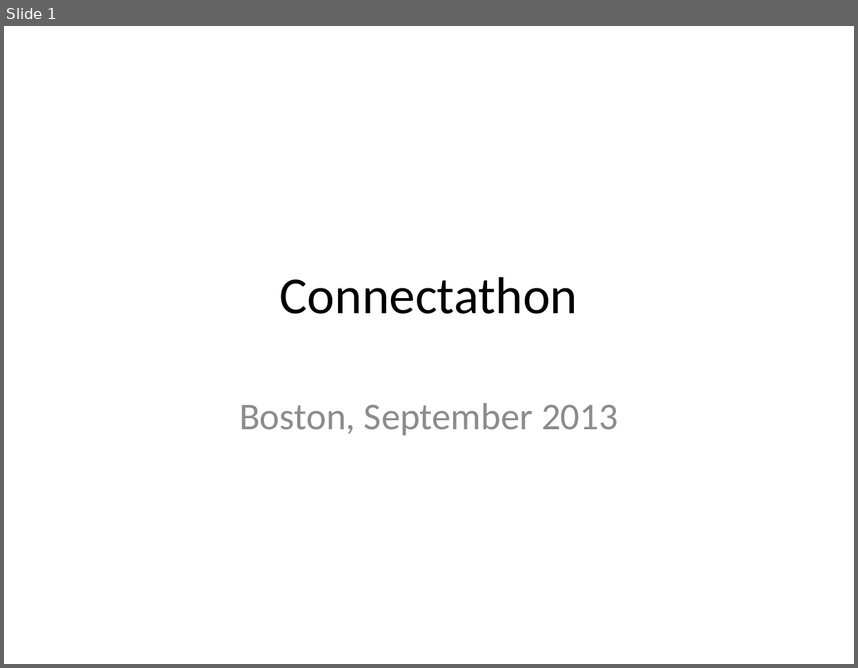
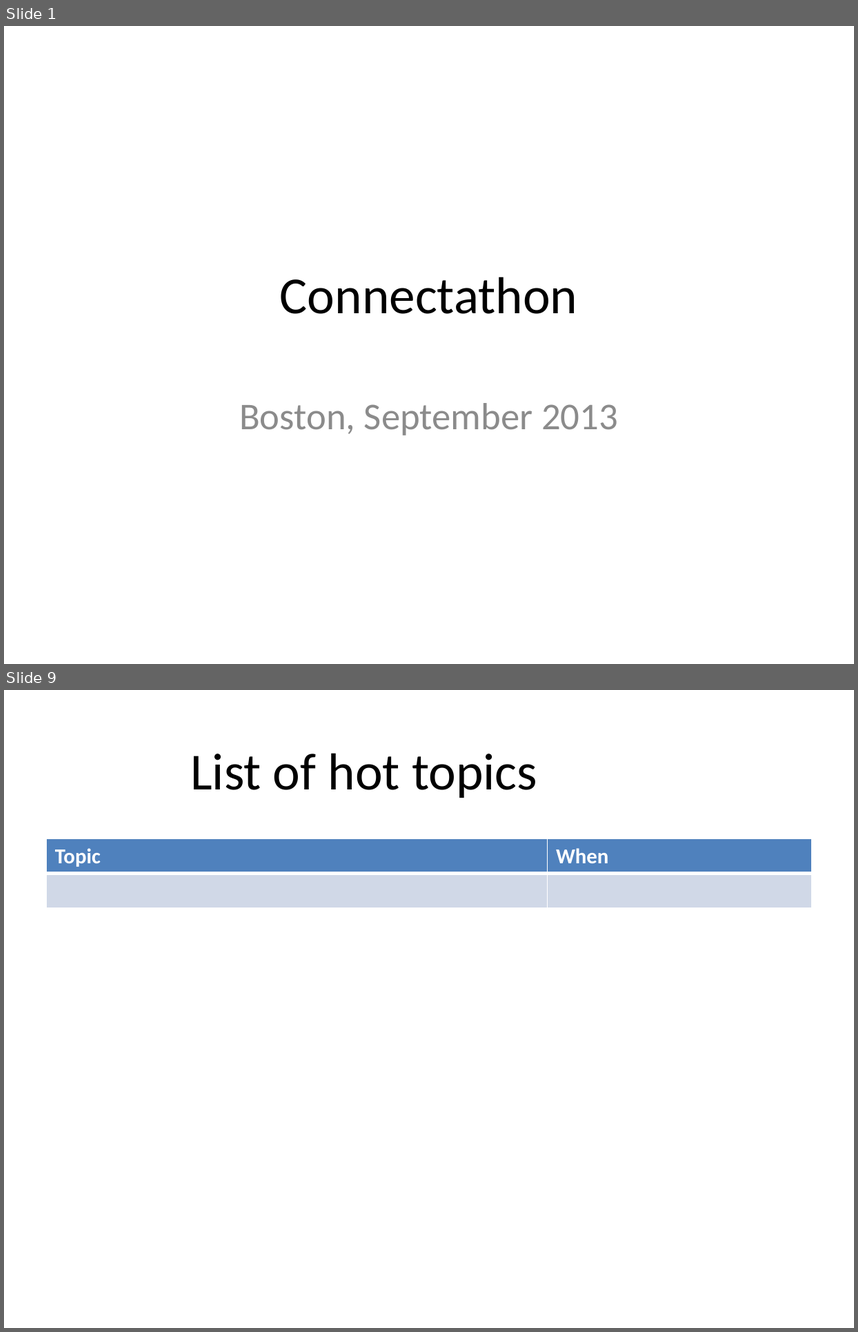
Before and after one commit to vista-novo/fhir, a slide deck: connectathons/Boston2013/Introduction.pptx. Shown one above the other, each under a label of ours: slide 1 before the commit, slides 1 and 9 after it; the slides between them are not shown. The pictures are 858x668 and 858x1332 pixels, drawn with LibreOffice and Linux fonts; fonts in the diff are those of the drawing; background and template pictures are left out. Boxes give left, top, right and bottom in pixels: in the first picture for what was removed or moved away, otherwise in the second. Text is boxed around its words. In the diff, an @@ line names an element or a change of style, - is before the commit and + after.

```diff
--- a/connectathons/Boston2013/Introduction.pptx
+++ b/connectathons/Boston2013/Introduction.pptx
@@ slide 9 added at box(4, 690, 854, 1328), background #FFFFFF @@
@@ title added at box(190, 753, 537, 798), 44 pt, text #000000 @@
+List of hot topics
@@ table added at box(47, 839, 811, 907), 2 rows, 2 columns @@
+Topic | When
+ | 
```
Also in this commit, not shown: 6 slides changed, 1 other slide added.
